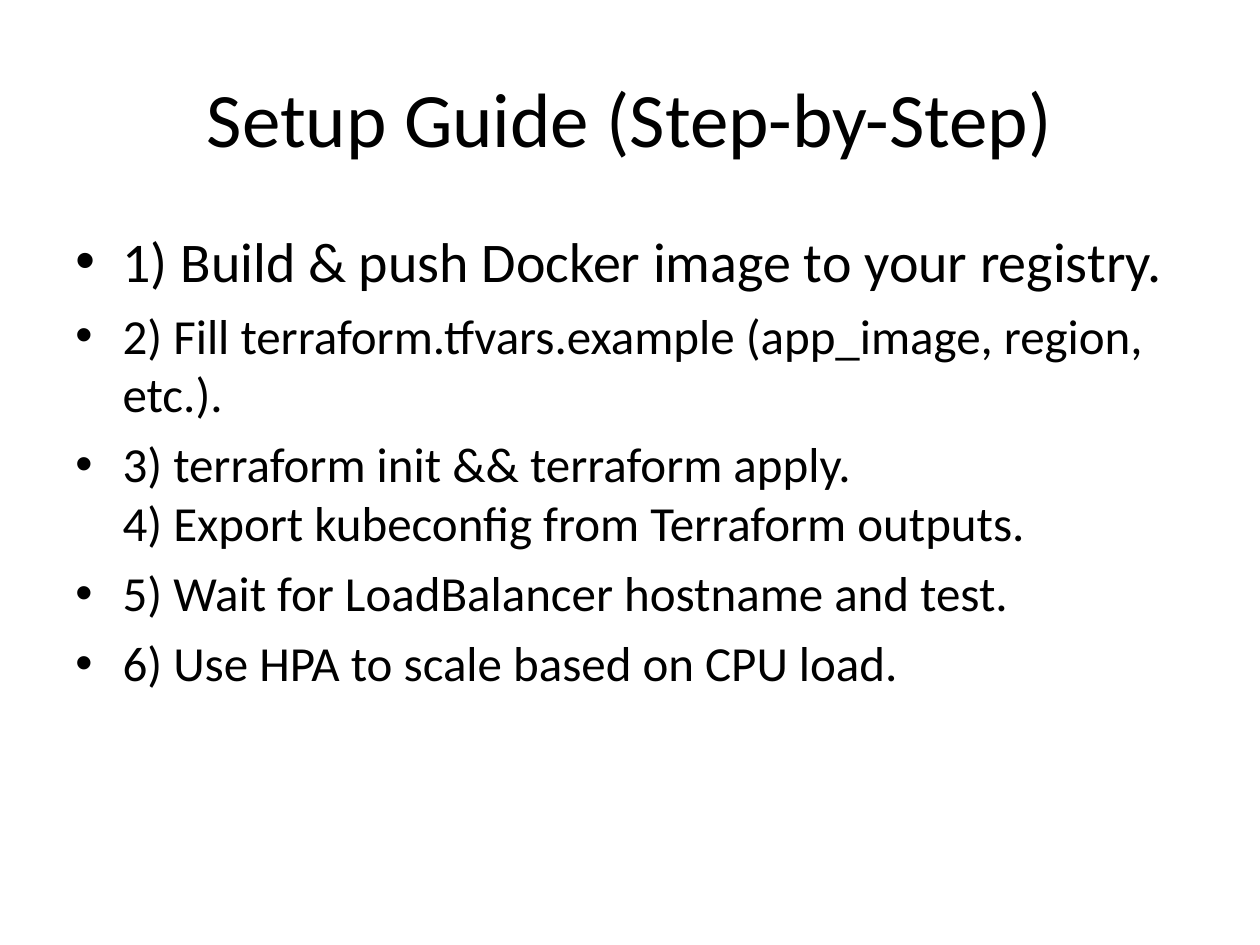
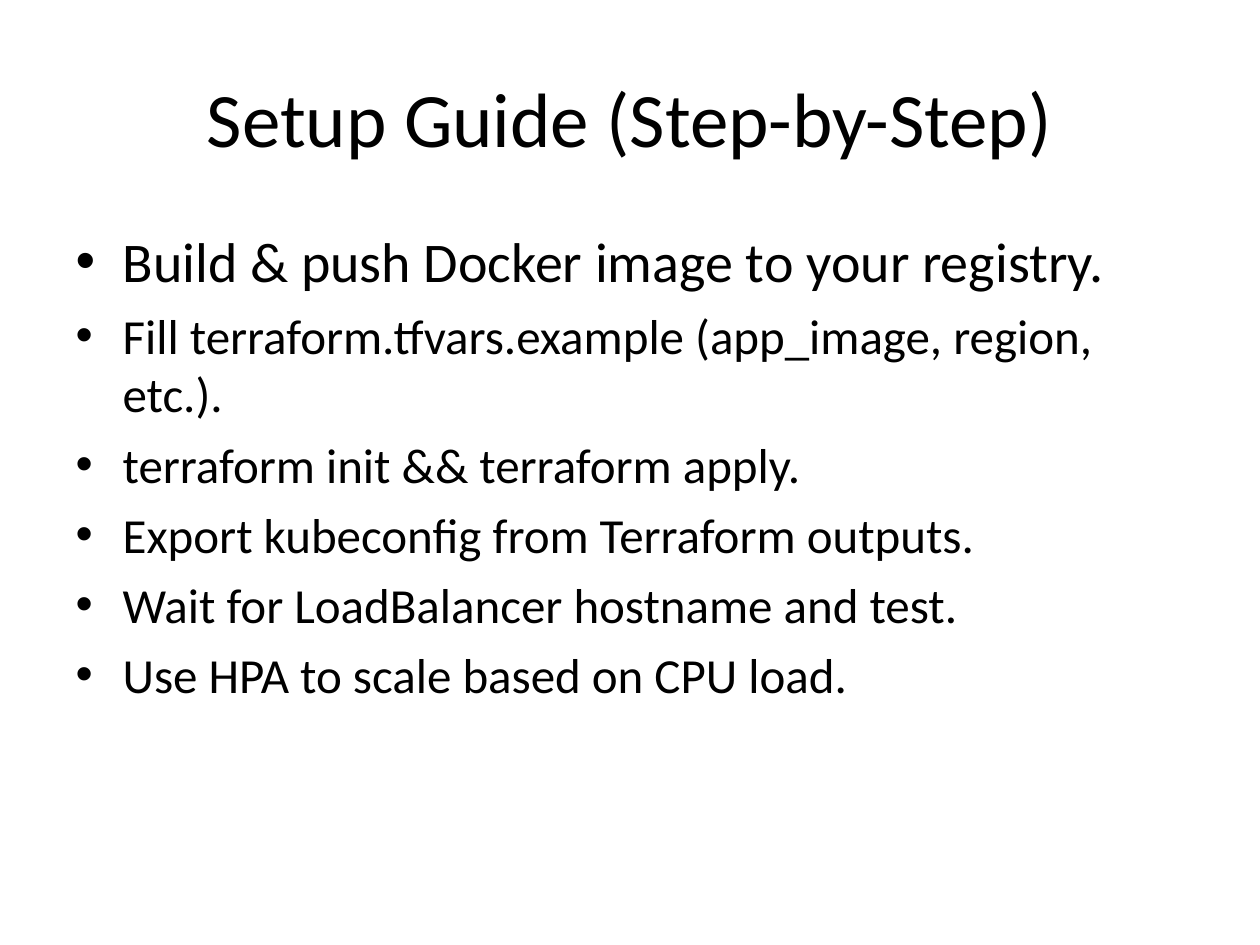
Before and after one commit to qf-devops/do-doks-saas, a slide deck: slide 3 of DOKS-SaaS-Deliverable.pptx. Drawn at 1260x945 pixels with LibreOffice and Linux fonts; fonts in the diff are those of the drawing. Boxes give left, top, right and bottom in pixels: in the first picture for what was removed or moved away, otherwise in the second. Text is boxed around its words. In the diff, an @@ line names an element or a change of style, - is before the commit and + after.

Commit message:
updated

```diff
--- a/DOKS-SaaS-Deliverable.pptx
+++ b/DOKS-SaaS-Deliverable.pptx
@@ text at [123,243,1103,694]: text changed @@
-• 1) Build & push Docker image to your registry.
-• 2) Fill terraform.tfvars.example (app_image, region, etc.).
-• 3) terraform init && terraform apply.
-  4) Export kubeconfig from Terraform outputs.
-• 5) Wait for LoadBalancer hostname and test.
-• 6) Use HPA to scale based on CPU load.
+• Build & push Docker image to your registry.
+• Fill terraform.tfvars.example (app_image, region, etc.).
+• terraform init && terraform apply.
+• Export kubeconfig from Terraform outputs.
+• Wait for LoadBalancer hostname and test.
+• Use HPA to scale based on CPU load.
```
Also in this commit, not shown: 3 other slides changed.
